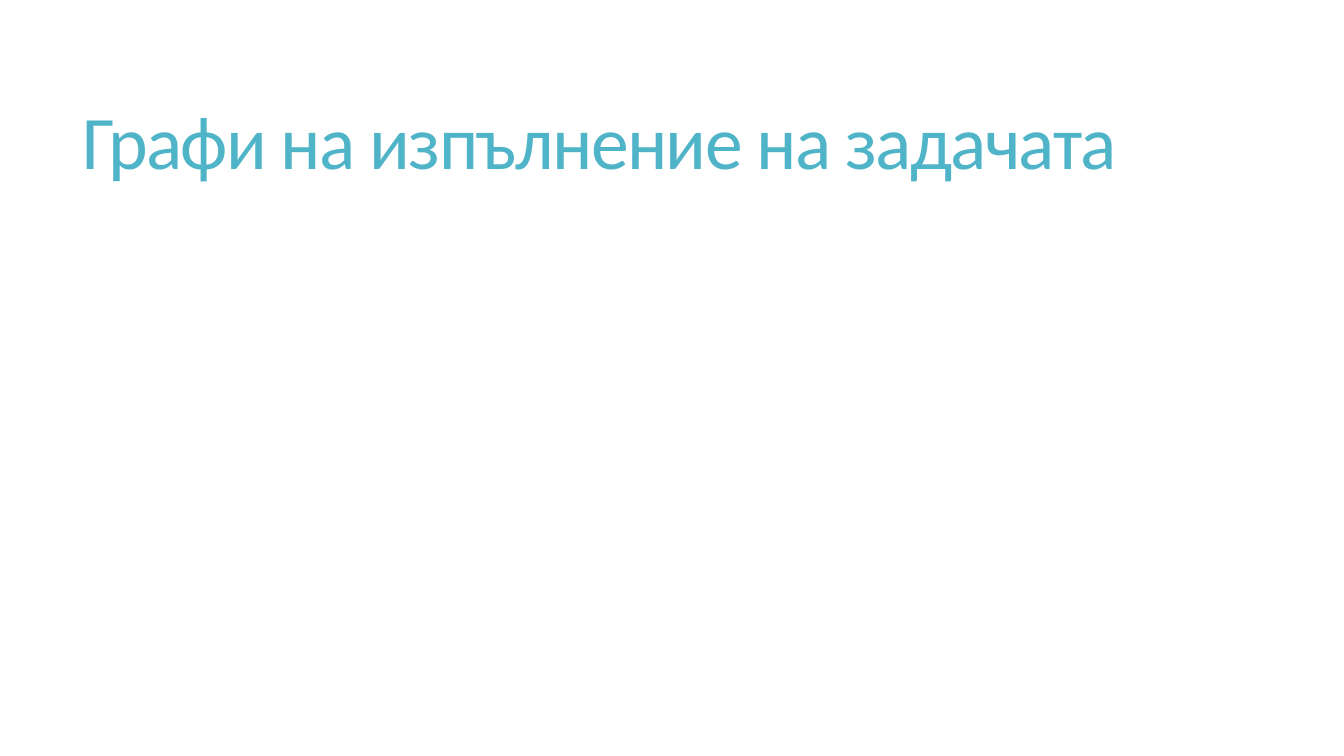
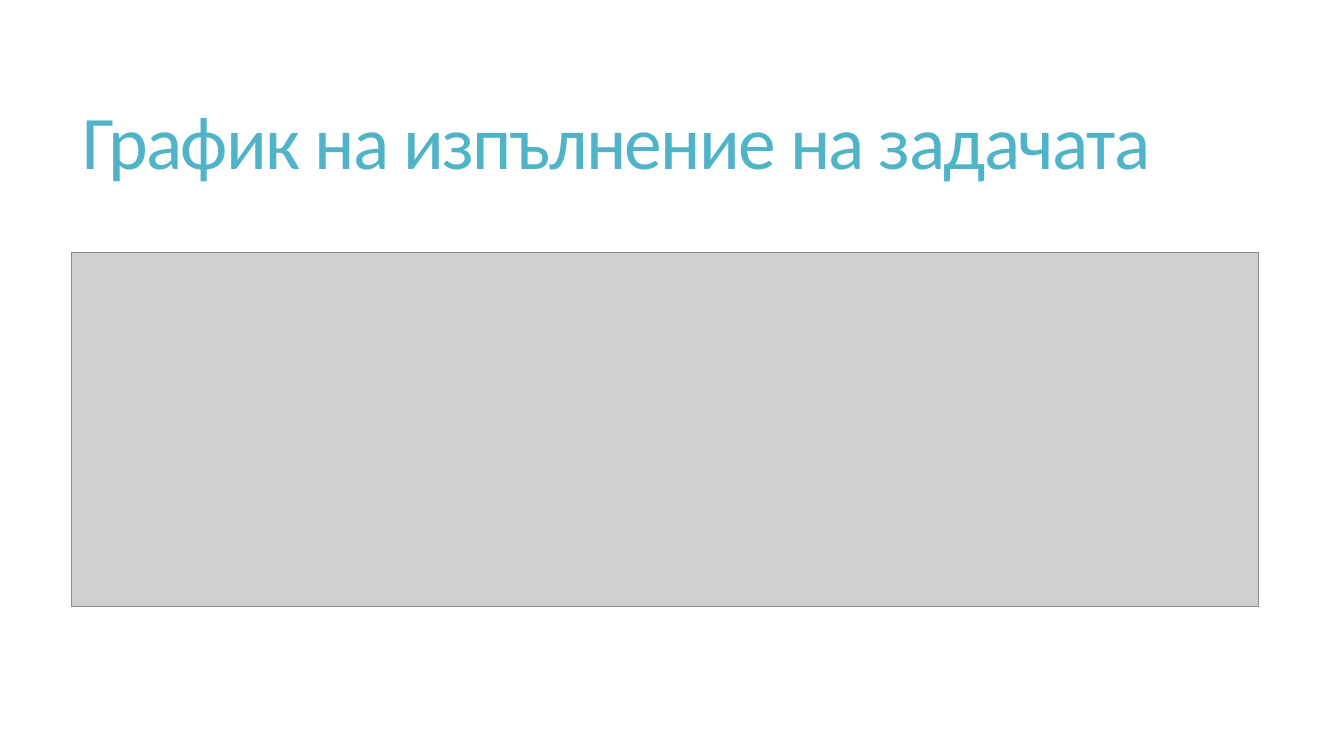
Before and after one commit to TodorPenchevv/WarehouseUSP, a slide deck: slide 10 of Documentation/WarehouseUSP.pptx (slide 11 before the commit). Drawn at 1344x756 pixels with LibreOffice and Linux fonts; fonts in the diff are those of the drawing; grey boxes stand for pictures. Boxes give left, top, right and bottom in pixels: in the first picture for what was removed or moved away, otherwise in the second. Text is boxed around its words. In the diff, an @@ line names an element or a change of style, - is before the commit and + after.

```diff
--- a/Documentation/WarehouseUSP.pptx
+++ b/Documentation/WarehouseUSP.pptx
@@ title at bbox=[83, 118, 1151, 182]: text changed @@
-Графи на изпълнение на задачата
+График на изпълнение на задачата
@@ picture added at bbox=[72, 252, 1259, 606] @@
```
Also in this commit, not shown: 3 other slides changed, 1 slide removed.
